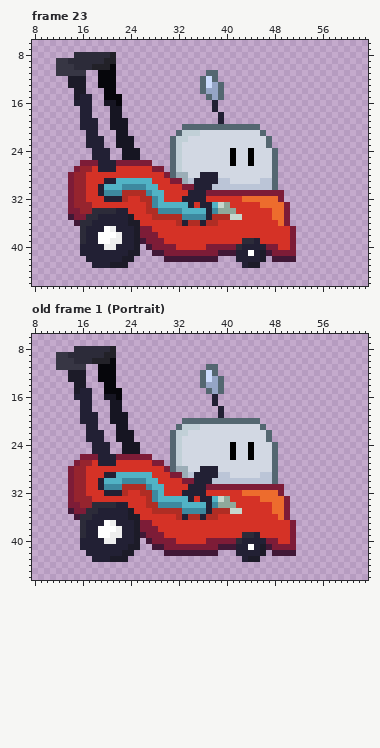
One commit to this pixel-art file: assets/art/player/Player.aseprite. Above is the file before it was changed.
64x64 pixels, 23 frames. Colours within 5 levels of each other are drawn and written as one. Shown: frame 23: x 8..63, y 6..46; old frame 1 (Portrait): x 8..63, y 6..46. The commit also changed other frames, which this record leaves out.
The result:
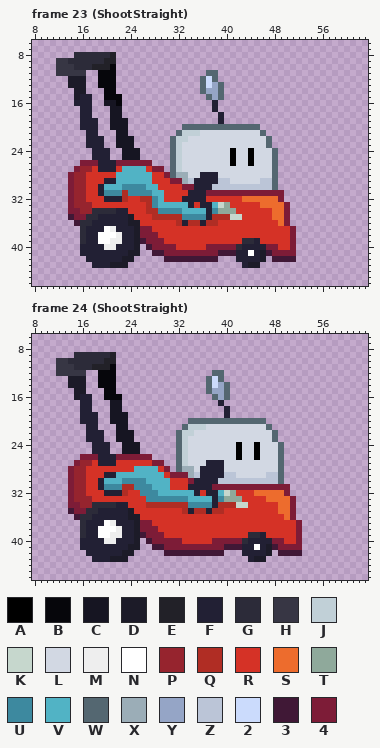
Palette (. is transparent): A #000000  B #06060b  C #161522  D #1c1b28  E #222128  F #222034  G #2c2b39  H #373644  J #c1d0d7  K #c6d7cd  L #d2d8e3  M #eeeeee  N #ffffff  P #96242e  Q #b02d24  R #d53226  S #ed6c2d  T #8fa99b  U #3d899f  V #51b3c5  W #546771  X #9badb7  Y #95a5c6  Z #bbc5d7  2 #cbdbfc  3 #401836  4 #7d1c37
A new or re-ordered frame is compared with the old frame closest to it.
The commit says: Finalized player animations
The edit:
frames 23 -> 34
Frame 23 (ShootStraight):
y 27: x 23..26 RRRR -> VVVV
y 28: x 22..27 RRRRRR -> VVVVVV
y 31: x 24..26 QQQ -> UUU
Frame 24 (ShootStraight) is new; against old frame 1 (Portrait):
y 8: x 15..21 GGGGGGE -> .......
y 9: x 12..14 HHG -> ...; x 20 E -> G
y 10: x 14 H -> G; x 18..19 EE -> GG; x 21 B -> E
y 11: x 15..20 HH..BB -> GGGEEE; x 37..38 WW -> ..
y 12: x 12..16 ..DDD -> HHHHH; x 36..37 W2 -> ..; x 39 . -> W
y 13: x 36..38 W2Y -> .W2
y 14: x 14 . -> D; x 19 . -> B; x 36..40 WYYW. -> .W2YW
y 15: x 16..17 FF -> D.; x 22 B -> .; x 39..40 W. -> YW
y 16: x 15 F -> D; x 20..21 CC -> BB; x 38..40 F.. -> WYW
y 17: x 38..39 F. -> .F
y 18..19: x 39..40 F. -> .F
y 20: x 33 W -> .; x 46 . -> W
y 21: x 32..33 WJ -> .W; x 36 L -> J; x 46..47 W. -> LW
y 22: x 31..32 WJ -> .W; x 34 L -> J; x 47..48 W. -> LW
y 23: x 31..33 WJL -> .WJ; x 47..48 W. -> LW
y 24..26: x 31..33 WJL -> .WJ; x 41..42 AL -> LA; x 44..45 AL -> LA; x 48..49 W. -> LW
y 27: x 31..33 WJL -> .WJ; x 37..39 LLL -> FFF; x 48..49 W. -> LW
y 28: x 25..28 RRRR -> VVVV; x 31..32 WX -> .W; x 34 L -> X; x 39 L -> F; x 48..49 W. -> LW
y 29: x 28..29 RR -> VV; x 33..35 XZF -> 4XZ; x 39 Z -> F; x 41 L -> Z; x 46 Z -> L; x 48..49 W. -> ZW
y 30: x 29..30 RR -> VV; x 33 4 -> R; x 38 Z -> F; x 48..49 W. -> ZW
y 31: x 25..26 QQ -> UU; x 30 R -> V; x 37 4 -> F; x 50 . -> 4
y 32: x 26..27 QQ -> UU; x 30..34 RRRFF -> VVVVV; x 36..41 FRRRRR -> RFFVKT; x 43..44 SS -> RR; x 49..50 4. -> S4
y 33: x 27 Q -> U; x 29..39 VVVVVFRFFVK -> UUUUUVVVVFU; x 41..42 RR -> TT; x 46 S -> R; x 50..51 4. -> S4
y 34: x 29..43 UUUUVVVVFUTTTRR -> QQQQQUUUUFQQQKK; x 48 S -> R; x 50..51 4. -> S4
y 35: x 28..36 QQQQQUUUU -> RRRRRQFQQ; x 40..42 QKK -> RRR; x 48 S -> R; x 50..51 4. -> S4
y 36: x 32..38 QFQQFQQ -> RRRRRRR; x 49..51 S4. -> RS4
y 37..38: x 51..52 4. -> R4
y 39: x 43 G -> R; x 45..46 FR -> GF; x 51..52 4. -> R4
y 40: x 32 R -> 4; x 37 4 -> R; x 42..43 GF -> 4G; x 47 4 -> F; x 49 R -> 4; x 51..52 4. -> R4
y 41: x 39 3 -> 4; x 42 F -> 3; x 44..48 NFD34 -> FNFD3; x 52 . -> 4
y 42: x 39 . -> 3; x 42 F -> .; x 46..48 D.3 -> FD.; x 52 . -> 3
y 43: x 43..44 FD -> .F; x 46 . -> D
Boxes around the changes in both pictures, in picture pixels (x1, y1, x2, y2):
changed: (116, 166, 152, 196)
changed: (56, 346, 122, 400)
changed: (134, 364, 302, 562)
